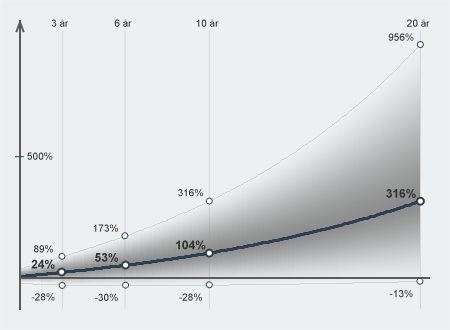
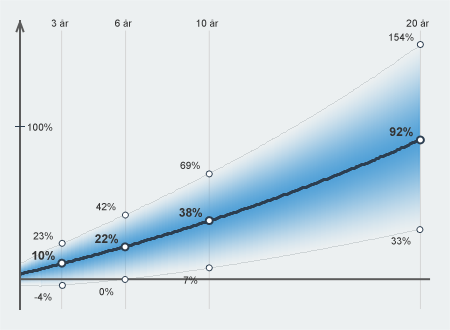
The second 450px x 330px image is a revision of the first. Changes to its layers:
painted on "maxReturn10YearsText" over [178, 161, 203, 197]
painted on "maxReturn6YearsText" over [93, 203, 118, 232]
painted on "maxReturn3YearsText" over [33, 232, 53, 253]
painted on "expReturn20YearsText" over [386, 127, 416, 198]
painted on "expReturn10YearsText" over [176, 208, 206, 250]
painted on "expReturn6YearsText" over [95, 234, 118, 262]
painted on "expReturn3YearsText" over [31, 251, 55, 269]
painted on "minReturn20YearsText" over [389, 237, 413, 298]
painted on "minReturn10YearsText" over [179, 276, 202, 301]
painted on "minReturn6YearsText" over [95, 288, 118, 301]
painted on "expReturn20YearsDot" over [417, 137, 423, 204]
painted on "minReturn20YearsDot" over [417, 227, 423, 284]
painted on "yAxis100PercentText" over [27, 123, 53, 160]
painted on "yAxis100PercentLine" over [15, 126, 25, 158]
painted on "xAxisLine" over [21, 277, 431, 281]
painted on "maxReturnCurve" over [20, 45, 421, 269]
painted on "expReturnCurve" over [20, 139, 421, 277]
painted on "minReturnCurve" over [21, 229, 421, 287]
painted on "gradient" over [19, 45, 420, 287]
painted on "xAxis20YearLine" over [419, 22, 421, 309]
painted on "xAxis10YearLine" over [208, 30, 210, 309]
painted on "xAxis6YearLine" over [124, 21, 127, 309]
painted on "xAxis3YearLine" over [61, 30, 63, 309]
painted on "background" over [15, 19, 431, 309]
…and 15 more changes (15 painted)
